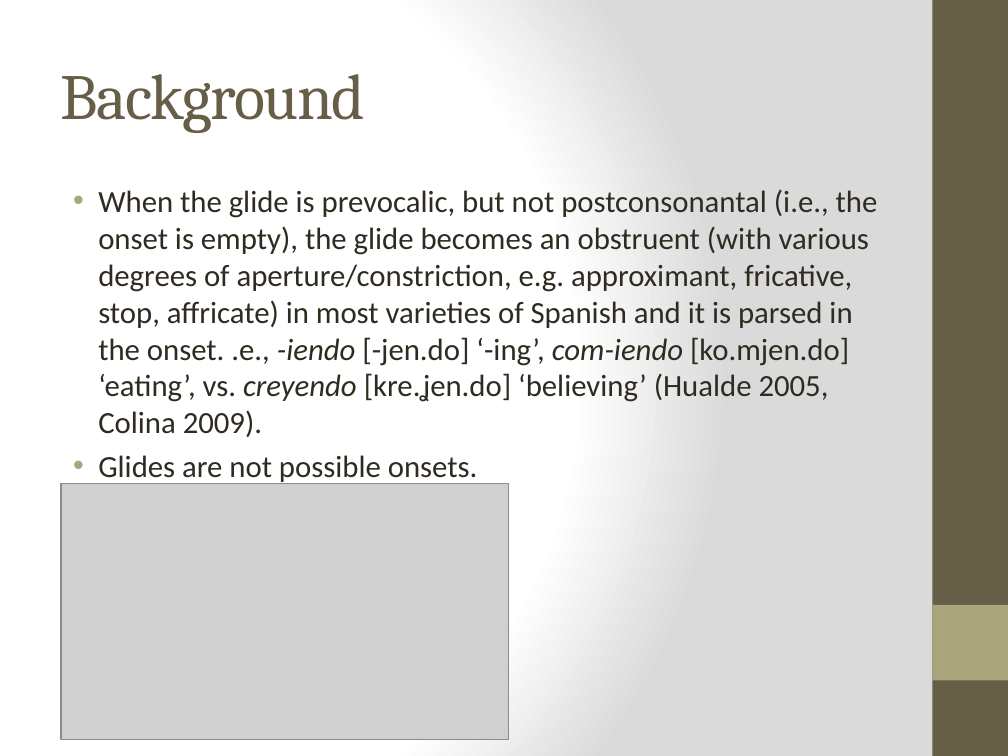
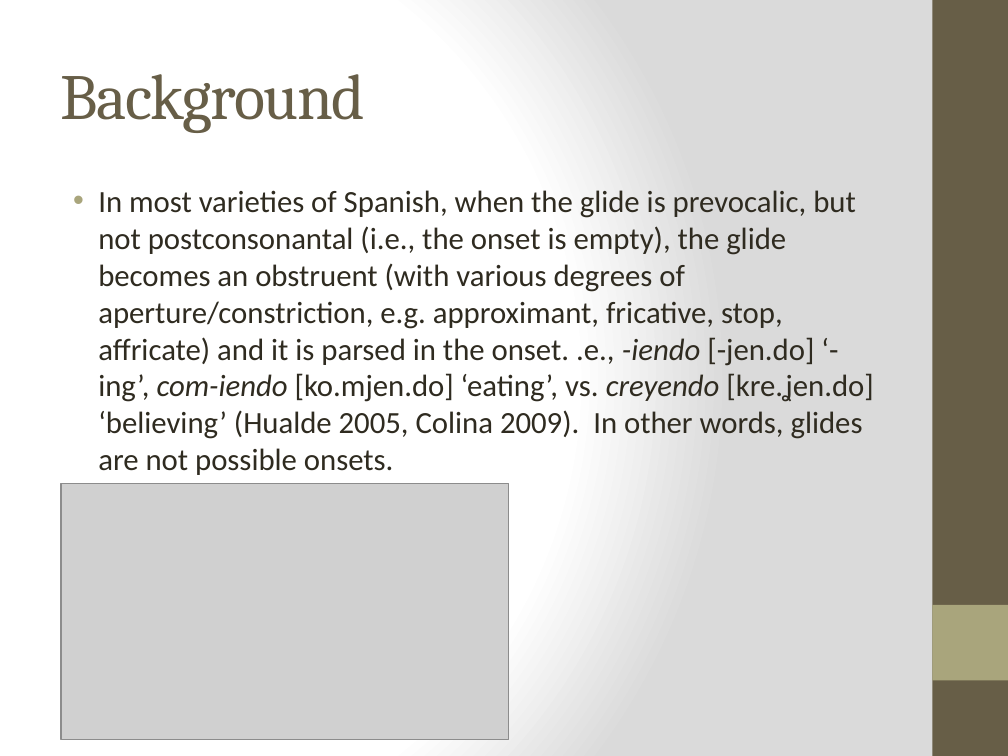
Before and after one commit to jvcasillas/glide_affiliation, a slide deck: slide 4 of Colina, Casillas & Díaz HLS 2018.pptx. Drawn at 1008x756 pixels with LibreOffice and Linux fonts; fonts in the diff are those of the drawing; grey boxes stand for pictures. Boxes give left, top, right and bottom in pixels: in the first picture for what was removed or moved away, otherwise in the second. Text is boxed around its words. In the diff, an @@ line names an element or a change of style, - is before the commit and + after.

Commit message:
update ppt

```diff
--- a/Colina, Casillas & Díaz HLS 2018.pptx
+++ b/Colina, Casillas & Díaz HLS 2018.pptx
@@ text at (98,190,873,475): text changed @@
-• When the glide is prevocalic, but not postconsonantal (i.e., the onset is empty), the glide becomes an obstruent (with various degrees of aperture/constriction, e.g. approximant, fricative, stop, affricate) in most varieties of Spanish and it is parsed in the onset. .e., -iendo [-jen.do] ‘-ing’, com-iendo [ko.mjen.do] ‘eating’, vs. creyendo [kre.ʝen.do] ‘believing’ (Hualde 2005, Colina 2009).
-• Glides are not possible onsets.
+• In most varieties of Spanish, when the glide is prevocalic, but not postconsonantal (i.e., the onset is empty), the glide becomes an obstruent (with various degrees of aperture/constriction, e.g. approximant, fricative, stop, affricate) and it is parsed in the onset. .e., -iendo [-jen.do] ‘-ing’, com-iendo [ko.mjen.do] ‘eating’, vs. creyendo [kre.ʝen.do] ‘believing’ (Hualde 2005, Colina 2009). In other words, glides are not possible onsets.
```
Also in this commit, not shown: 4 other slides changed, 15 slides added, 1 slide removed.
